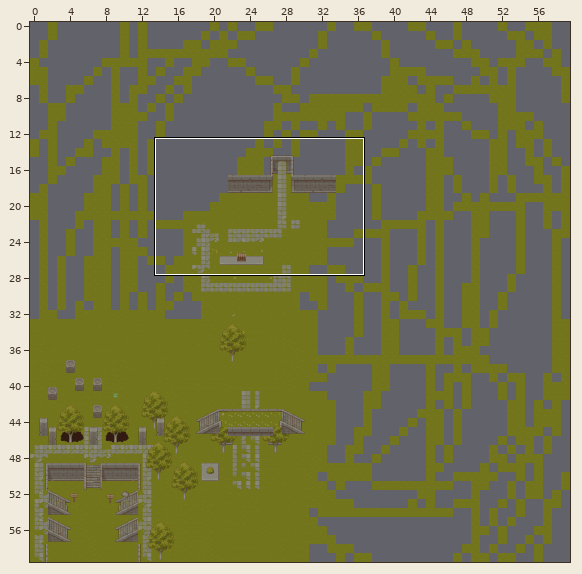
Two states of a Tiled map, assets/map/main.tmx. Above: a wide view before the commit, with the close-up outlined.
Close-up. Old version:
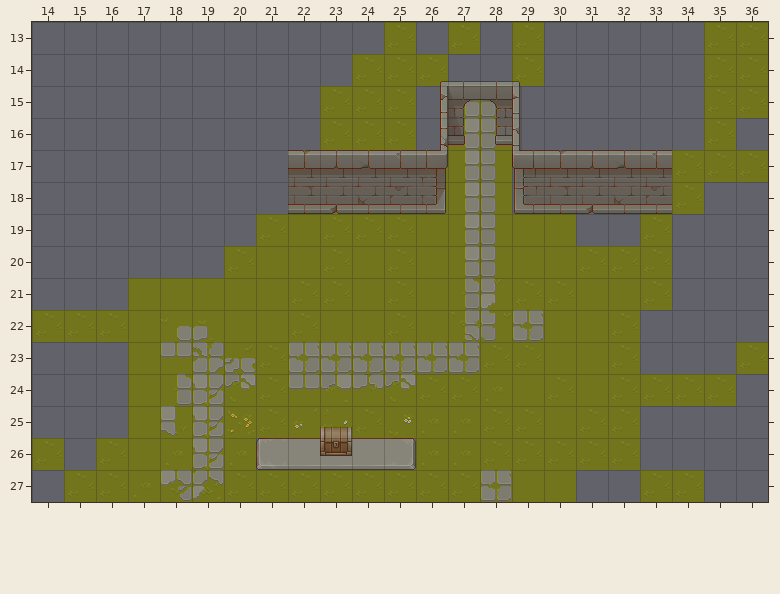
Cells are 32x32 px. Shown: x 14..36, y 13..27. The commit also changed other parts of the map, which this record leaves out.
After the commit:
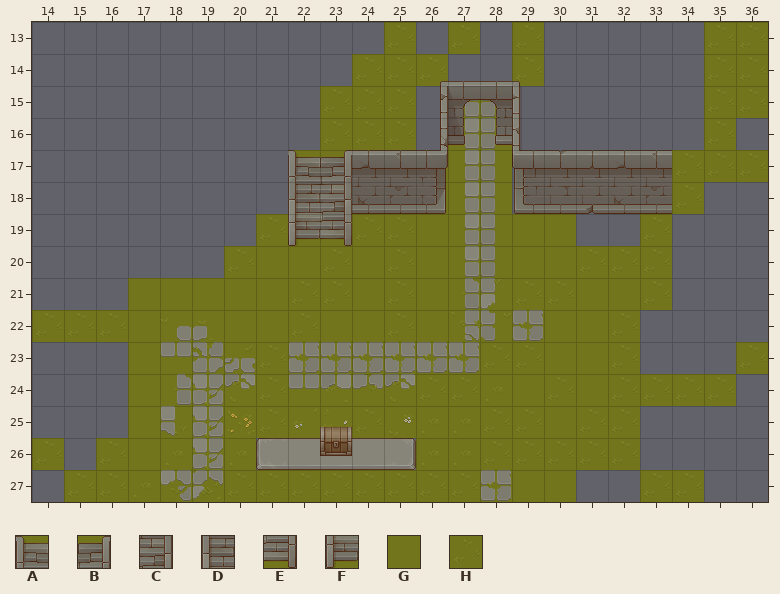
Key: from "TX Struct": A 17, B 18, C 34, D 36, E 50, F 52; from "TX Tileset Grass": G 0, H 17.
_ is an empty cell.
Tiles of an added or newly shown layer are drawn over the layers below it.
The edit:
Layer "stairs_-1":
Tile G is gone in row 19 at x 22.
Tile H is gone in row 17 at x 22; in rows 18 to 19 at x 23.
Layer "floor_0" (added):
Tile G is added in row 19 at x 22.
Tile H is added in row 17 at x 22; in rows 18 to 19 at x 23.
Layer "stairs_0" (now shown):
Tile A is added in row 17 at x 22.
Tile B is added in row 17 at x 23.
Tile C is added in row 18 at x 23.
Tile D is added in row 18 at x 22.
Tile E is added in row 19 at x 23.
Tile F is added in row 19 at x 22.
Pixel boxes of the changes (left, top, right, bottom) in both close-ups:
changed: (288, 150, 352, 246)
